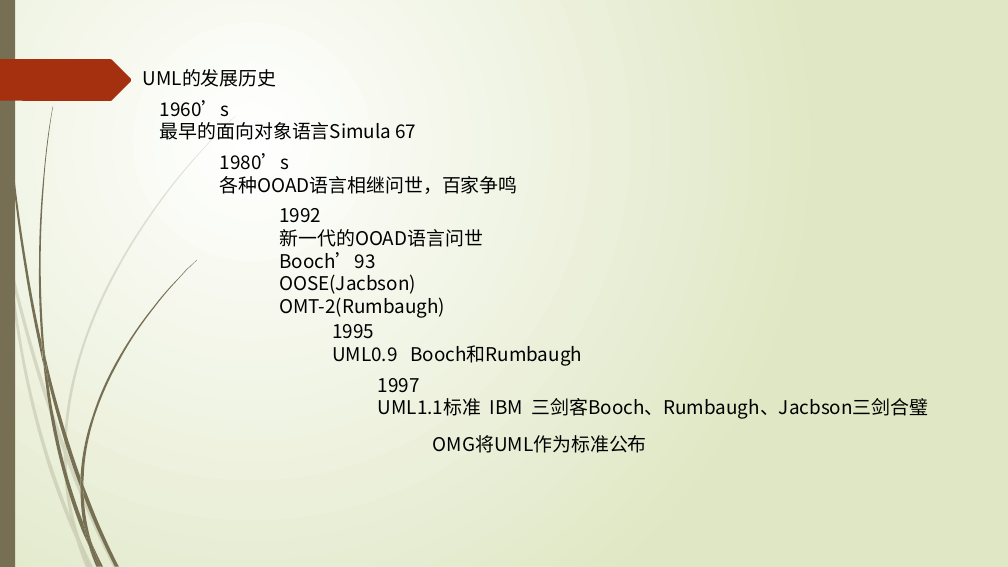
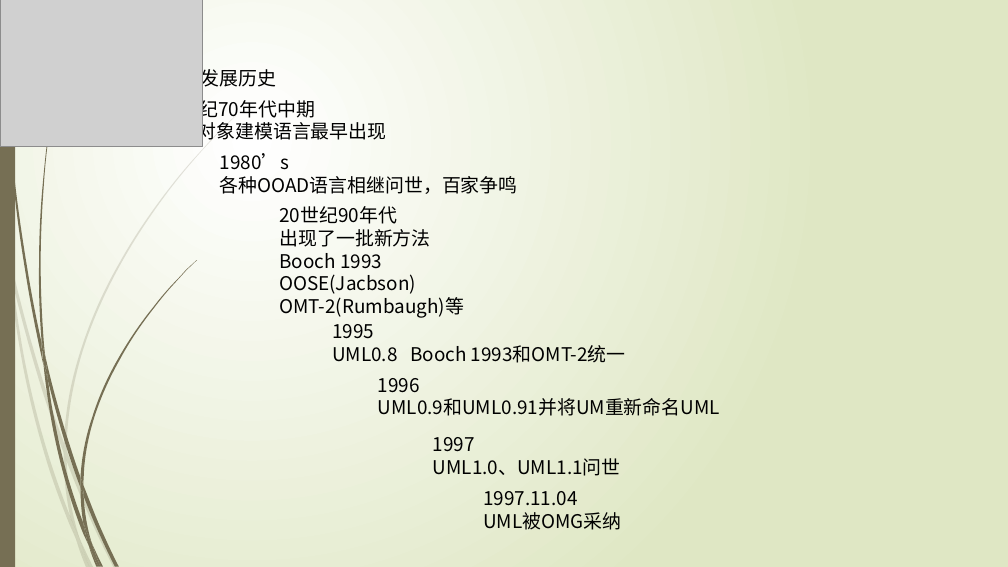
Before and after one commit to rjgcG7/SRS, a slide deck: slide 6 of UML概述.pptx. Drawn at 1008x567 pixels with LibreOffice and Linux fonts; fonts in the diff are those of the drawing; grey boxes stand for pictures. Boxes give left, top, right and bottom in pixels: in the first picture for what was removed or moved away, otherwise in the second. Text is boxed around its words. In the diff, an @@ line names an element or a change of style, - is before the commit and + after.

```diff
--- a/UML概述.pptx
+++ b/UML概述.pptx
@@ picture added at (0, 0, 203, 147) @@
@@ text at (160, 96, 387, 144): text changed @@
-1960’s
-最早的面向对象语言Simula 67
+20世纪70年代中期
+面向对象建模语言最早出现
@@ text at (280, 206, 431, 269): text changed @@
-1992
-新一代的OOAD语言问世
-Booch’93
+20世纪90年代
+出现了一批新方法
+Booch 1993
@@ text at (280, 297, 464, 318): text changed @@
-OMT-2(Rumbaugh)
+OMT-2(Rumbaugh)等
@@ text at (332, 345, 626, 363): text changed @@
-UML0.9 Booch和Rumbaugh
+UML0.8 Booch 1993和OMT-2统一
@@ text at (378, 378, 720, 416): text changed @@
-1997
-UML1.1标准 IBM 三剑客Booch、Rumbaugh、Jacbson三剑合璧
+1996
+UML0.9和UML0.91并将UM重新命名UML
@@ text at (433, 437, 621, 476): text changed @@
-OMG将UML作为标准公布
+1997
+UML1.0、UML1.1问世
@@ text added at (483, 491, 621, 530), 18 pt, text #000000 @@
+1997.11.04
+UML被OMG采纳
```
Also in this commit, not shown: 12 other slides changed, 2 slides added, 1 slide removed, 1 other file.
